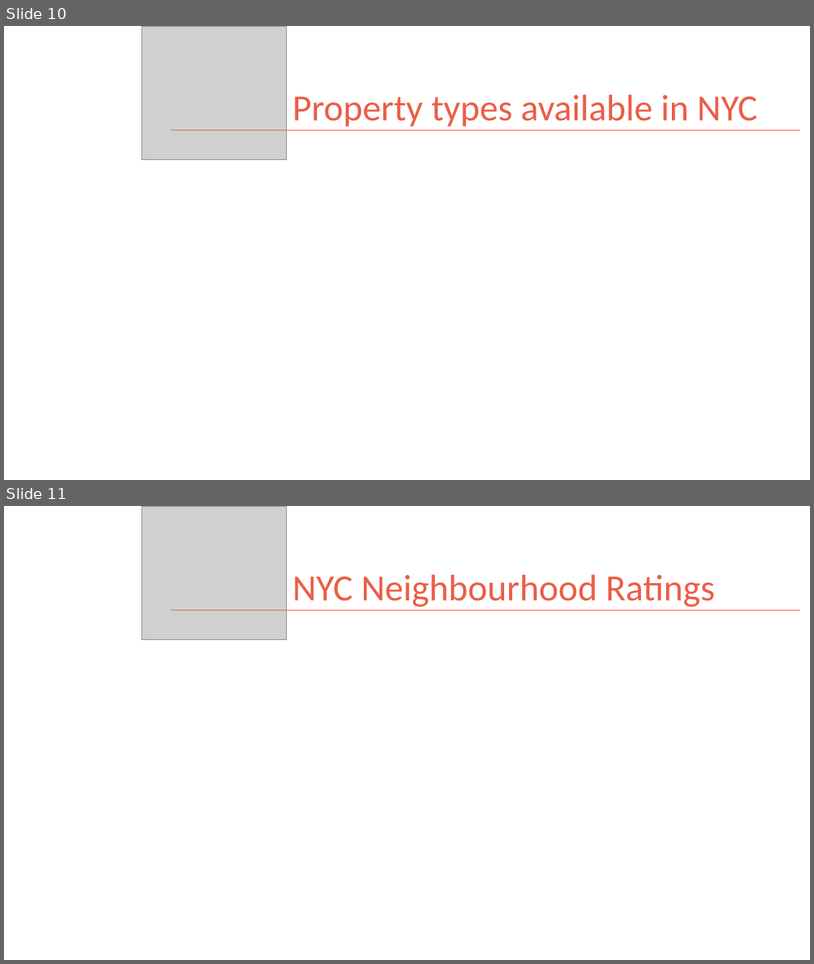
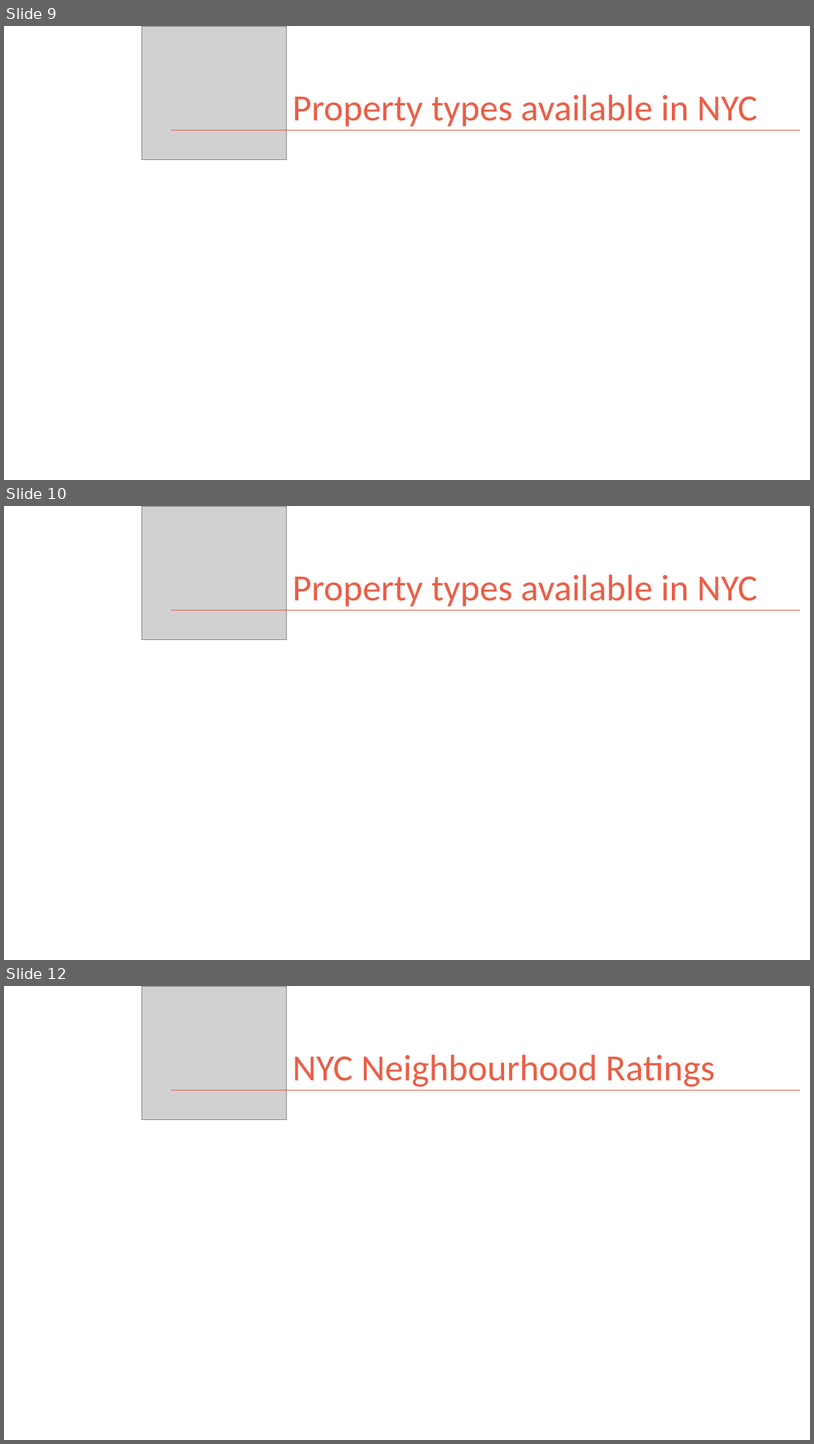
Before and after one commit to kman4/Airbnb_analysis_NYC, a slide deck: Airbnb NYC Analysis Presentation Deck.pptx. Shown one above the other, each under a label of ours: slides 10 and 11 before the commit, slides 9, 10 and 12 after it; the slides between them are not shown. The pictures are 814x964 and 814x1444 pixels, drawn with LibreOffice and Linux fonts; fonts in the diff are those of the drawing; grey boxes stand for pictures. Boxes give left, top, right and bottom in pixels: in the first picture for what was removed or moved away, otherwise in the second. Text is boxed around its words. In the diff, an @@ line names an element or a change of style, - is before the commit and + after.

```diff
--- a/Airbnb NYC Analysis Presentation Deck.pptx
+++ b/Airbnb NYC Analysis Presentation Deck.pptx
@@ slide 10 added at (x1=4, y1=506, x2=810, y2=960), background #FFFFFF @@
@@ picture added at (x1=142, y1=506, x2=286, y2=640) @@
@@ title added at (x1=293, y1=574, x2=758, y2=607), 44 pt, text #EA5E46 @@
+Property types available in NYC
@@ line added from (171, 610) to (801, 610), #EA5E46 1 pt @@
@@ what was slide 10 is now slide 9 @@
@@ what was slide 11 is now slide 12 @@
```
Also in this commit, not shown: 9 slides changed, 6 other slides added, 2 slides removed.
